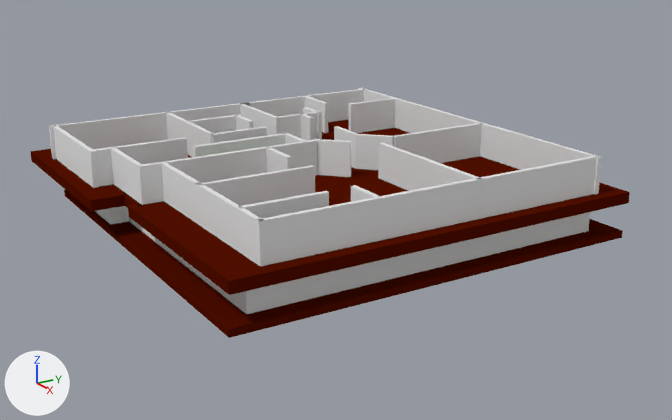
Renders of the Blender file Assets/Environments/fourthHouse.blend from each side of a commit.
Camera for both pictures: a 50 mm lens placed at (13.44, -9.81, 6.59), pointed at (-4.85, 1.51, -0.43). Arrows for +X, +Y and +Z are at lower left; the lights stay in place.
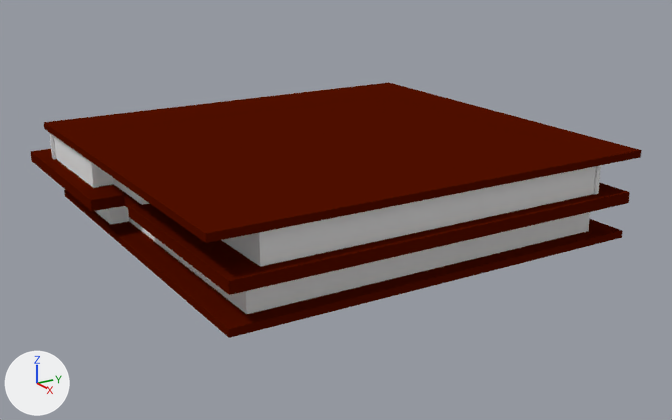
The edits, one by one:
Object 'Cube.057' (ob_cube_057) is now shown.

Pixel boxes [x1, y1, x2, y2] of what changed, in the pictures (672 x 420 px):
'Cube.057', shown
    after: [44, 82, 642, 243]
'Cube.021', unchanged, covered by the edit
    before: [358, 88, 602, 194]
    after: [594, 165, 601, 194]
'Cube.038', unchanged, covered by the edit
    before: [138, 140, 317, 205]
    after: [140, 197, 149, 205]
'Cube.023', unchanged, covered by the edit
    before: [49, 102, 250, 159]
    after: [50, 133, 56, 159]
'Cube.044', unchanged, covered by the edit
    before: [202, 165, 315, 206]
